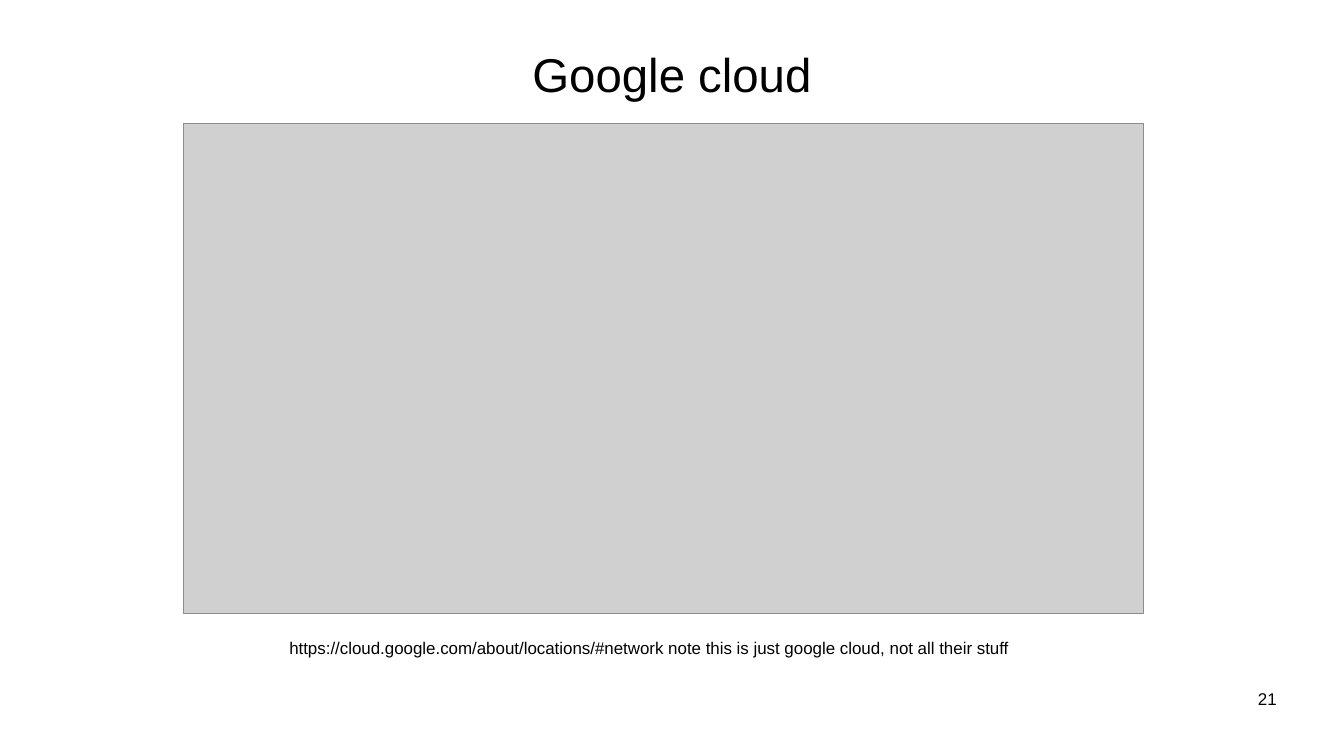
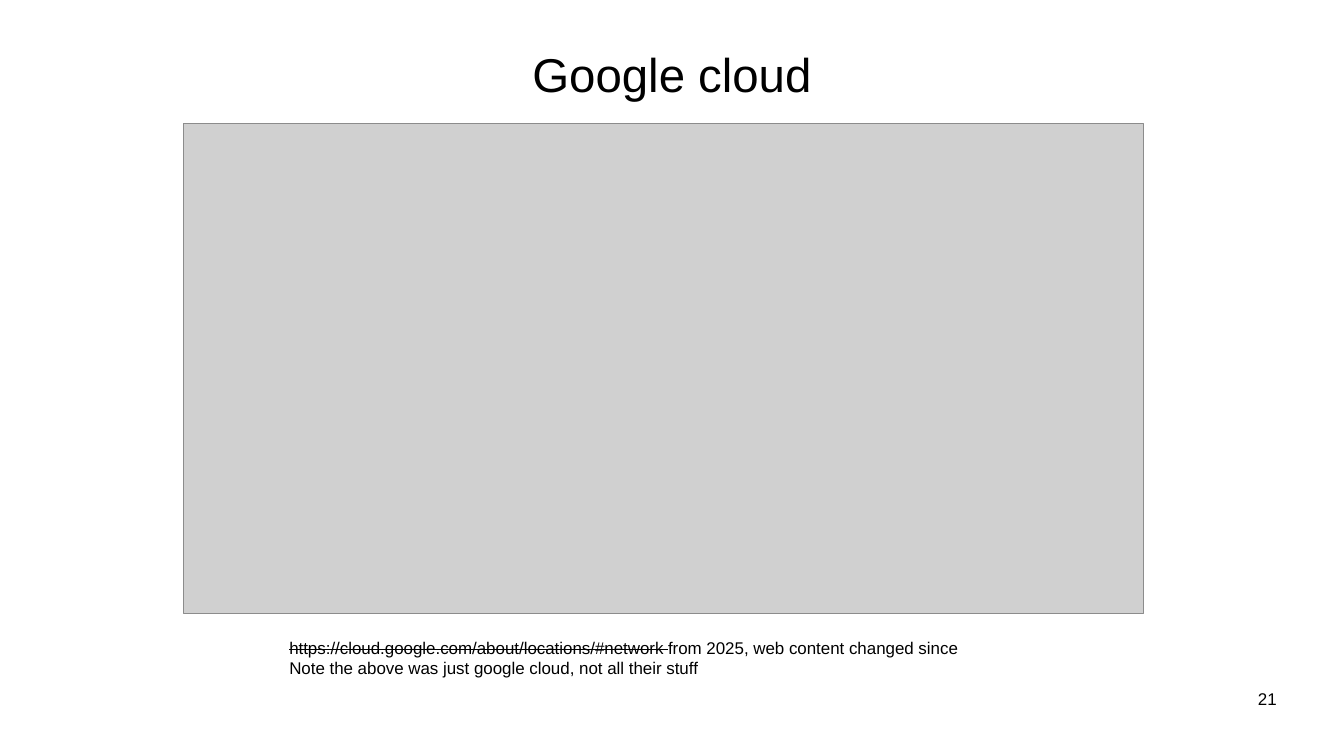
Before and after one commit to sftcd/witidtm, a slide deck: slide 21 of lectures/2026-2027/100-intro.odp. Drawn at 1344x756 pixels with LibreOffice and Linux fonts; fonts in the diff are those of the drawing; grey boxes stand for pictures. Boxes give left, top, right and bottom in pixels: in the first picture for what was removed or moved away, otherwise in the second. Text is boxed around its words. In the diff, an @@ line names an element or a change of style, - is before the commit and + after.

```diff
--- a/lectures/2026-2027/100-intro.odp
+++ b/lectures/2026-2027/100-intro.odp
@@ text at (289, 641, 957, 678): text changed @@
-https://cloud.google.com/about/locations/#network note this is just google cloud, not all their stuff
+https://cloud.google.com/about/locations/#network from 2025, web content changed since
+Note the above was just google cloud, not all their stuff
```
Also in this commit, not shown: 15 other slides changed, 3 slides removed, 3 other files.
